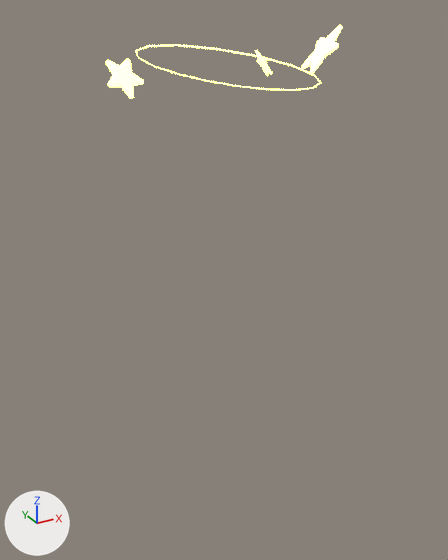
The FBX model TigerEngine/Project/Assets/Resource/Effect/ani_confused_mark.fbx: old version first, new version second.
Camera for both pictures: a camera (50 mm lens) standing at (-0.805, -1.416, 1.414) and looking at (-0.024, 0.004, 0.704). Arrows for +X, +Y and +Z are at lower left; the lights stay in place. The picture after the commit comes second. Where no turn or scale is listed for an object, it has been applied to the vertices.

Before the edit, the objects in view are built like this:
```python
mat_confused = principled_material('confused')
mat_confused.base_color = (0.152, 0.495, 0.507)  # cyan #6dbbbd
mat_confused.emission_color = (1.0, 0.599, 0.0189)  # yellow #ffcb25
mat_confused.emission_strength = 30.0
me_torus = bpy.data.meshes.new('Torus')
me_torus.from_pydata(...)  # 347 vertices, 353 faces; spans x -0.316..0.214, y -0.283..0.24, z -0.021..1.379
me_torus.materials.append(mat_confused)  # cyan #6dbbbd, glowing yellow #ffcb25
ob_confused = bpy.data.objects.new('confused', me_torus)
ob_confused.location = (0.0, 0.0, 0.0)
```
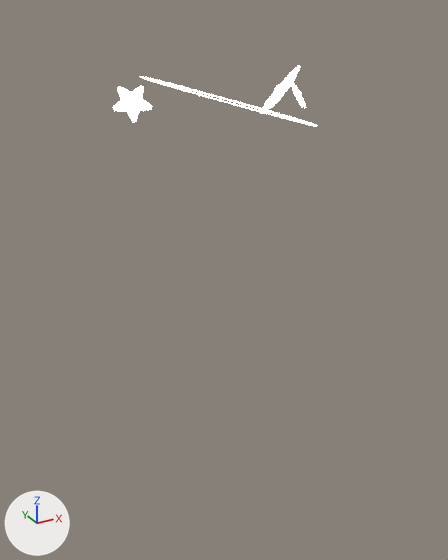
Where the newer file only moved an object's origin or applied its transform, the numbers keep the older frame.

Where the change shows, as pixel boxes (x1, y1, x2, y2) in the pictures (448 x 560 px):
```json
{"object": "confused", "change": "recoloured, moved, turned", "before": [105, 25, 343, 99], "after": [113, 66, 317, 126]}
```

Scene script edits in JSON lines:
```json
{"op": "set", "path": "mat_confused.emission_color", "old": "(1.0, 0.599, 0.0189)", "new": "(0.875, 1.0, 0.808)", "note": "yellow #ffcb25 -> pale green #f0ffe8"}
{"block": "me_torus", "where": "# used by ob_confused; location = (0.0, 0.0, 0.0)"}
{"op": "remove", "block": "me_torus", "code": "me_torus.from_pydata(...)  # 347 vertices, 353 faces; spans x -0.316..0.214, y -0.283..0.24, z -0.021..1.379"}
{"op": "add", "block": "me_torus", "code": "me_torus.from_pydata(...)  # 347 vertices, 353 faces; spans x -0.255..0.255, y -0.295..0.247, z -0.099..1.301"}
{"block": "me_torus", "change": "me_torus part 1: the whole mesh is turned -30 degrees about the z axis through its middle, then moved by (-0.004, 0.028, -0.078)"}
```
